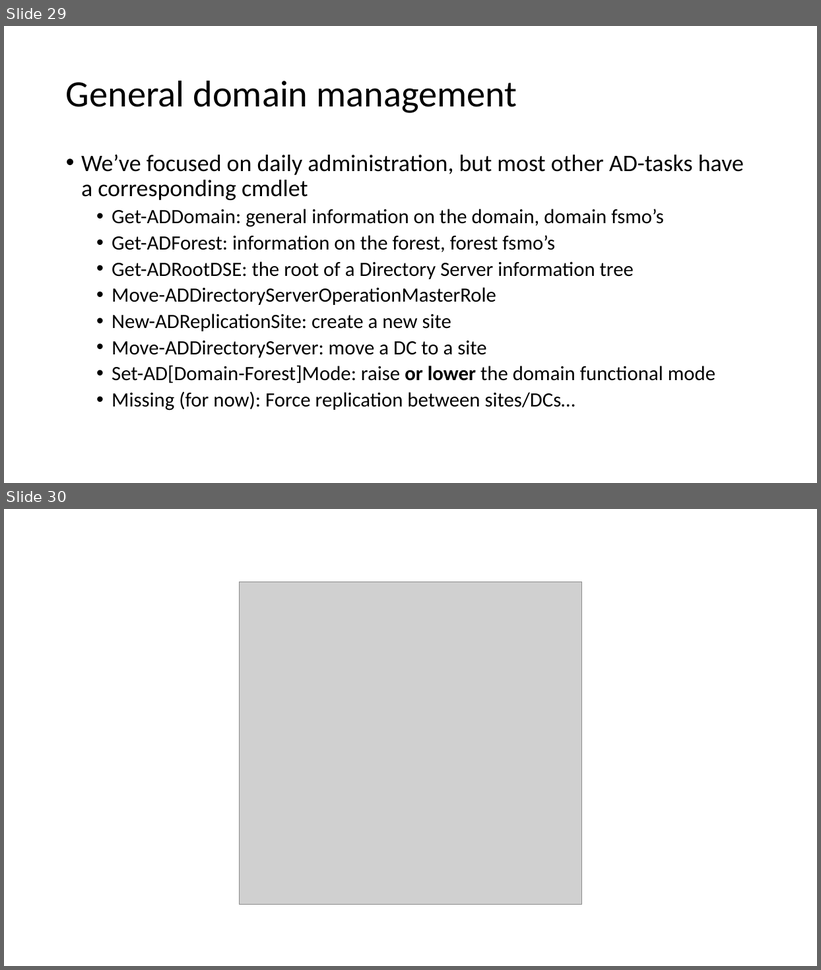
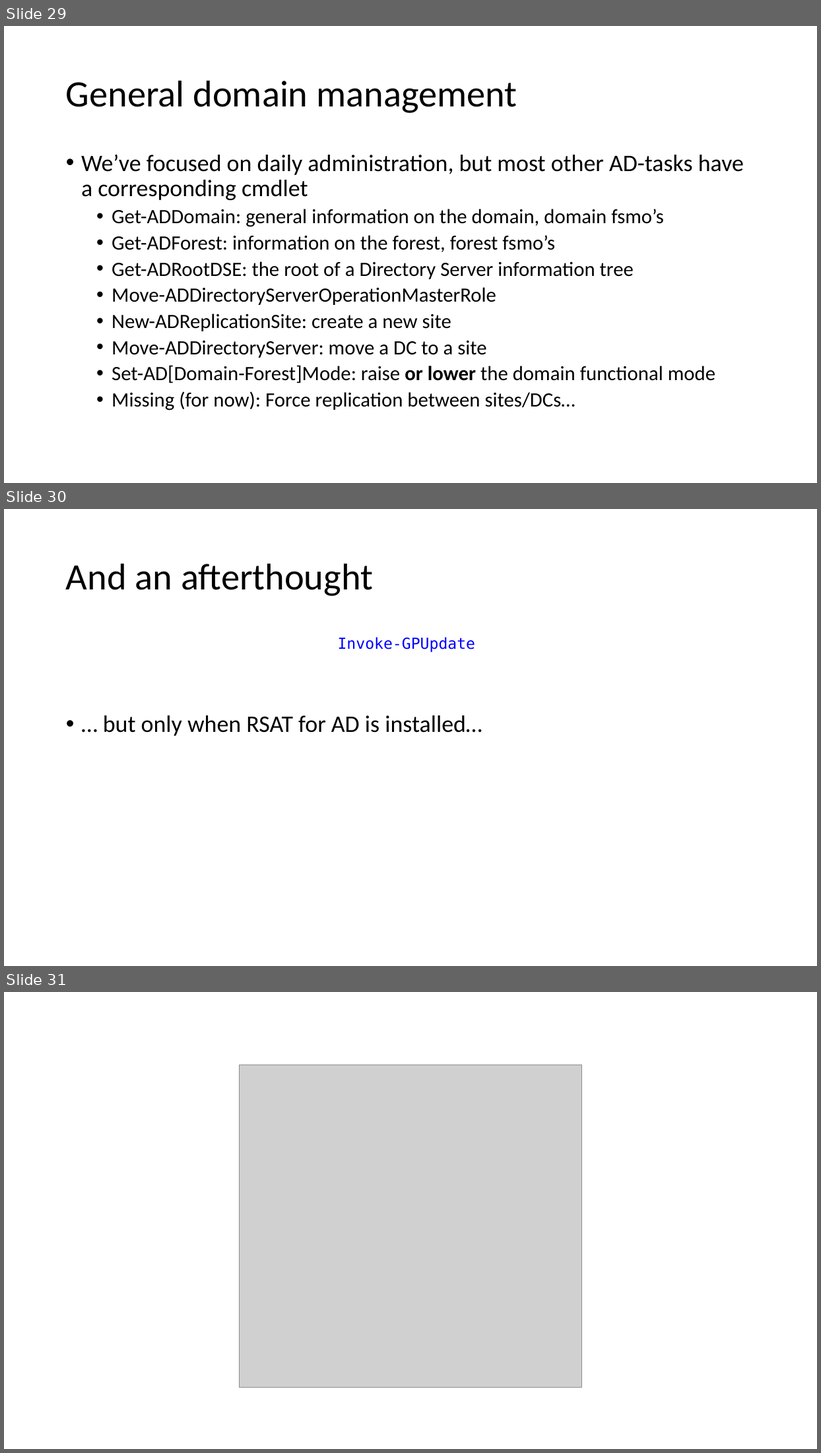
Before and after one commit to mjochen/PS-Technologies, a slide deck: Active_Directory/ADModule.pptx. Shown one above the other, each under a label of ours: slides 29 and 30 before the commit, slides 29, 30 and 31 after it. The pictures are 821x970 and 821x1453 pixels, drawn with LibreOffice and Linux fonts; fonts in the diff are those of the drawing; grey boxes stand for pictures. Boxes give left, top, right and bottom in pixels: in the first picture for what was removed or moved away, otherwise in the second. Text is boxed around its words. In the diff, an @@ line names an element or a change of style, - is before the commit and + after.

```diff
--- a/Active_Directory/ADModule.pptx
+++ b/Active_Directory/ADModule.pptx
@@ slide 30 added at bbox=[4, 509, 817, 966], background #FFFFFF @@
@@ title added at bbox=[66, 563, 373, 596], 44 pt, text #000000 @@
+And an afterthought
@@ text added at bbox=[338, 637, 476, 652], 18 pt, text #0000FF @@
+Invoke-GPUpdate
@@ text added at bbox=[103, 716, 482, 736], 28 pt, text #000000 @@
+• … but only when RSAT for AD is installed…
@@ what was slide 30 is now slide 31 @@
```
Also in this commit, not shown: 9 other files.
